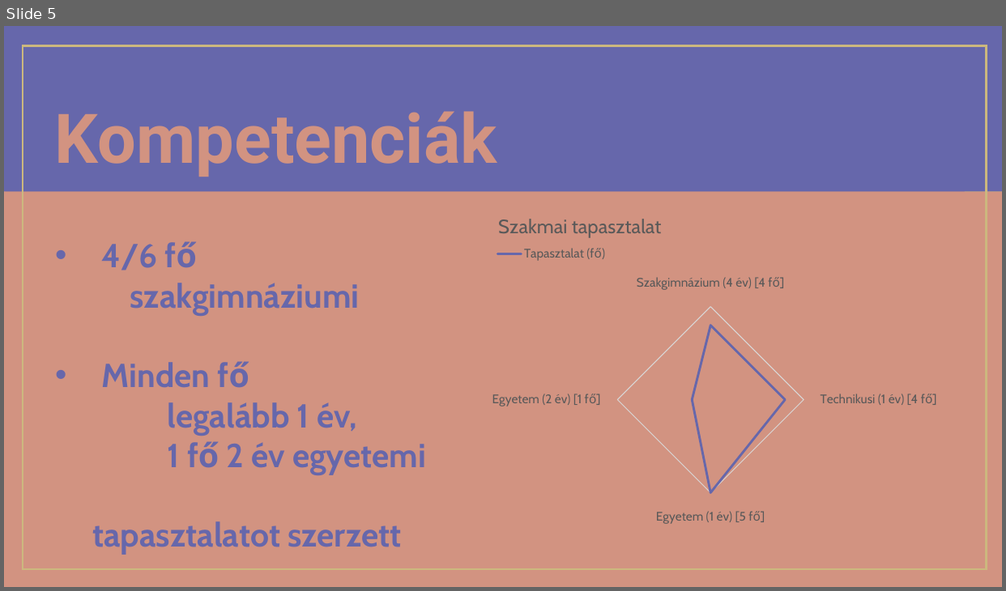
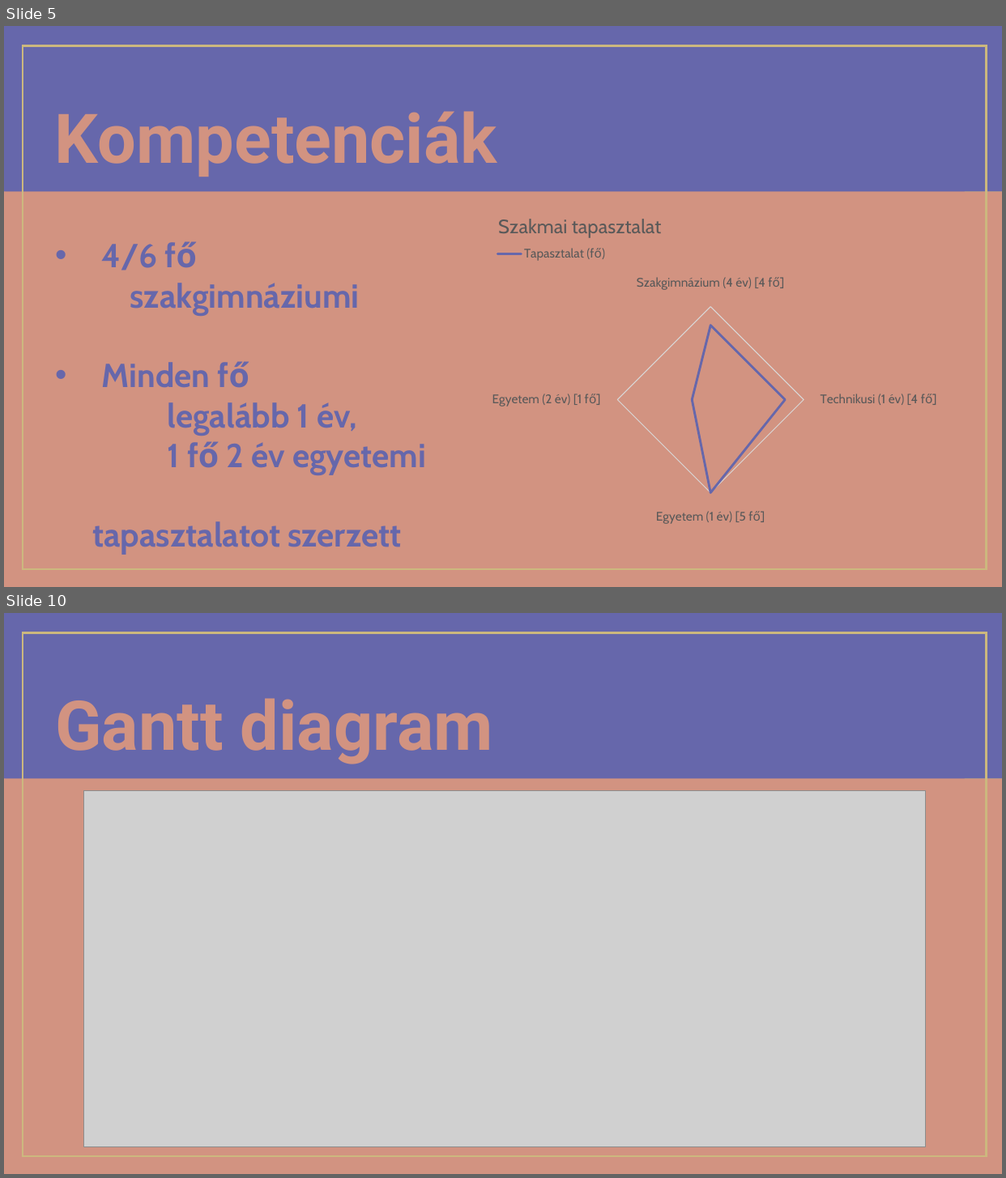
Before and after one commit to makoadampeter/vonatprojekt, a slide deck: mf1_prezentacio.pptx. Shown one above the other, each under a label of ours: slide 5 before the commit, slides 5 and 10 after it; the slides between them are not shown. The pictures are 1006x591 and 1006x1178 pixels, drawn with LibreOffice and Linux fonts; fonts in the diff are those of the drawing; grey boxes stand for pictures. Boxes give left, top, right and bottom in pixels: in the first picture for what was removed or moved away, otherwise in the second. Text is boxed around its words. In the diff, an @@ line names an element or a change of style, - is before the commit and + after.

Commit message:
Gantt diagram beszurasa

```diff
--- a/mf1_prezentacio.pptx
+++ b/mf1_prezentacio.pptx
@@ slide 10 added at <box>4,613,1002,1174</box>, background #6667AB; not listed: 3 template elements that a slide beside it also shows @@
@@ rectangle added at <box>6,613,1002,778</box>, fill #6667AB @@
@@ rectangle added at <box>23,632,987,1157</box>, outline #CCB87E 2 pt @@
@@ text added at <box>55,698,493,764</box>, 66 pt, text #D29381, bold @@
+Gantt diagram
@@ rectangle added at <box>4,778,1002,1174</box>, fill #D29381 @@
@@ picture added at <box>83,791,926,1148</box> @@
```
